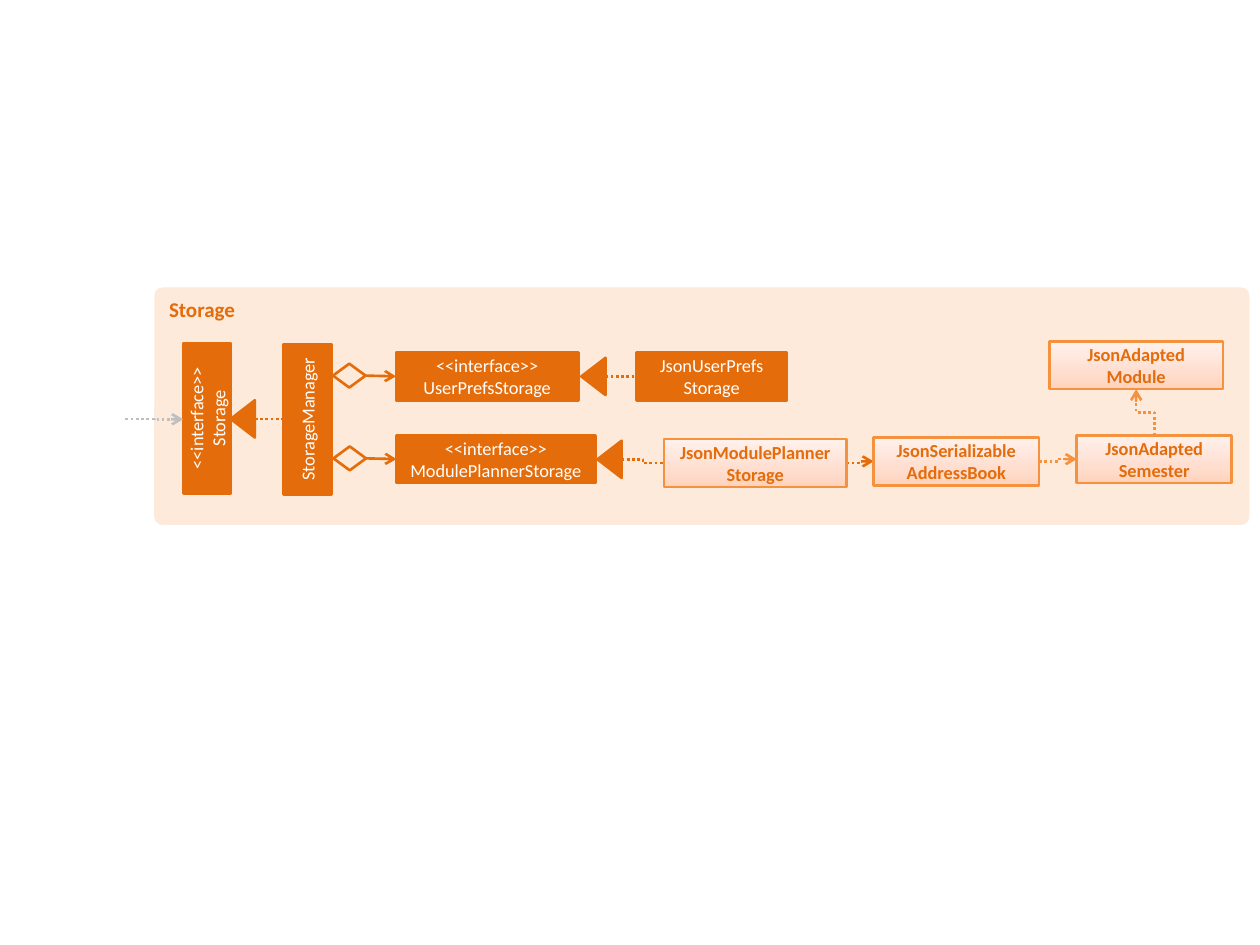
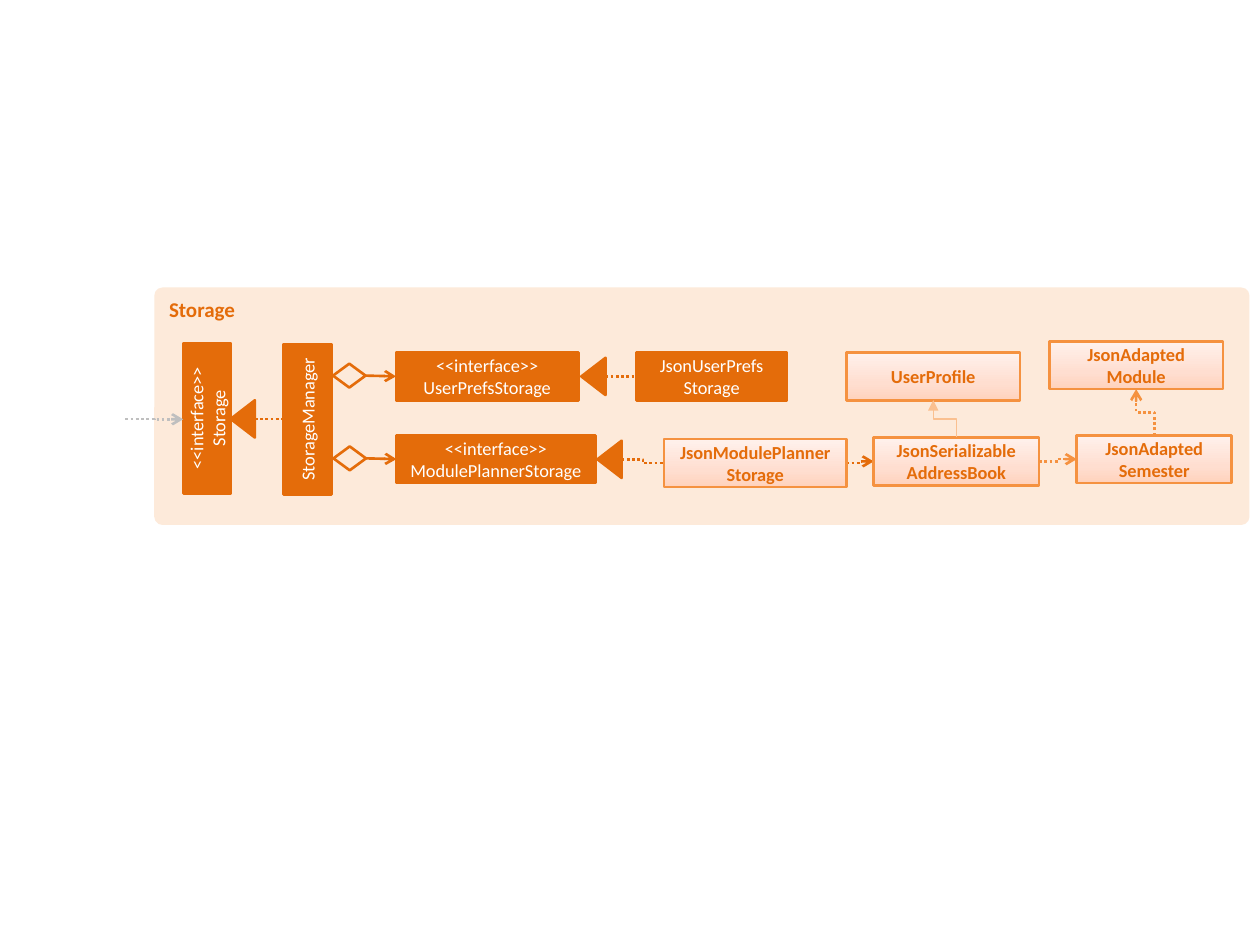
Before and after one commit to rongjiecomputer/main, a slide deck: slide 1 of docs/diagrams/StorageComponentClassDiagram.pptx. Drawn at 1260x945 pixels with LibreOffice and Linux fonts; fonts in the diff are those of the drawing. Boxes give left, top, right and bottom in pixels: in the first picture for what was removed or moved away, otherwise in the second. Text is boxed around its words. In the diff, an @@ line names an element or a change of style, - is before the commit and + after.

```diff
--- a/docs/diagrams/StorageComponentClassDiagram.pptx
+++ b/docs/diagrams/StorageComponentClassDiagram.pptx
@@ rectangle added at (847, 353, 1021, 401), fill gradient #FFD2BD to #FFDED0 to #FFF2ED, outline #F69240 1.5 pt, 10.5 pt, text #E46C0A, bold @@
+UserProfile
@@ elbow arrow added from (956, 437) to (934, 401), #FAC090 0.75 pt @@
```
Also in this commit, not shown: 11 other files.
